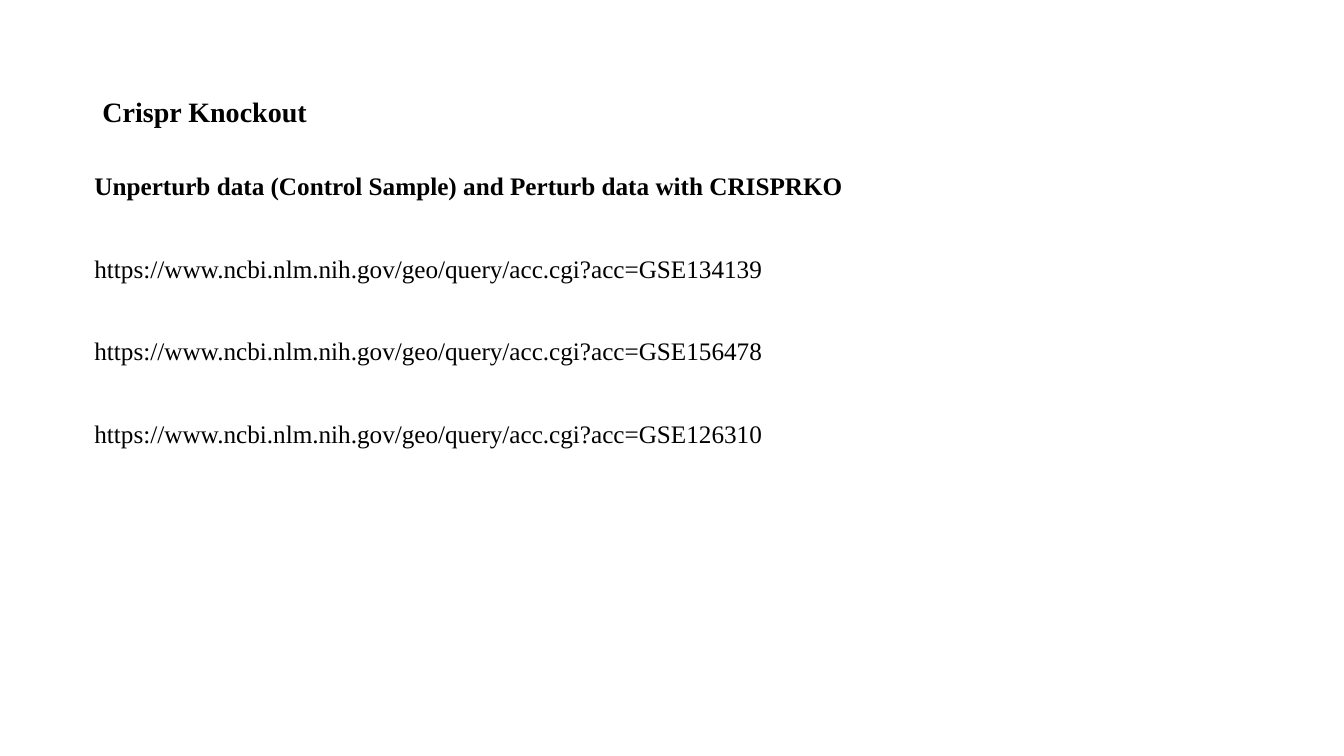
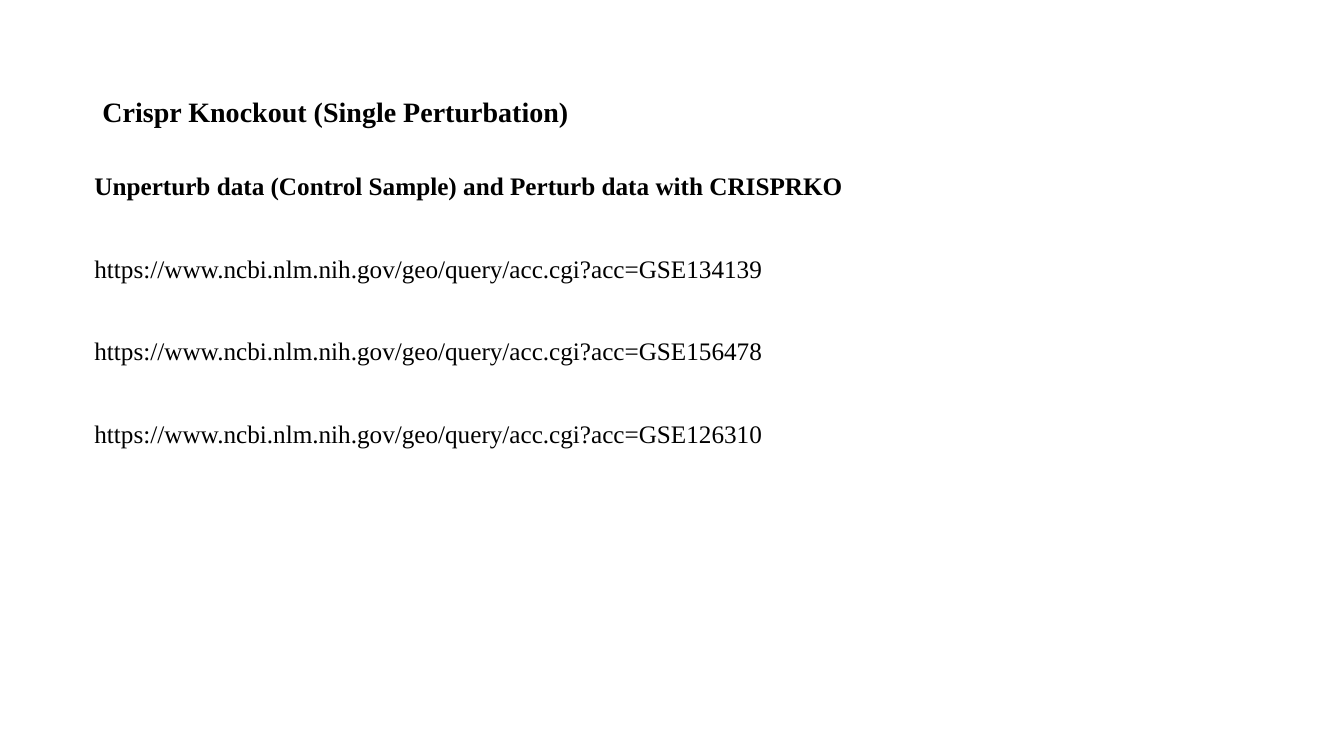
Before and after one commit to boabangf/GNN_RL_gene_trajectory_perturbation, a slide deck: slide 9 of ppt slides for omic codeathon (1) (1).pptx. Drawn at 1344x756 pixels with LibreOffice and Linux fonts; fonts in the diff are those of the drawing. Boxes give left, top, right and bottom in pixels: in the first picture for what was removed or moved away, otherwise in the second. Text is boxed around its words. In the diff, an @@ line names an element or a change of style, - is before the commit and + after.

```diff
--- a/ppt slides for omic codeathon (1) (1).pptx
+++ b/ppt slides for omic codeathon (1) (1).pptx
@@ title at <box>102,102,568,127</box>: text changed @@
-Crispr Knockout
+Crispr Knockout (Single Perturbation)
```
Also in this commit, not shown: 3 other slides changed.
